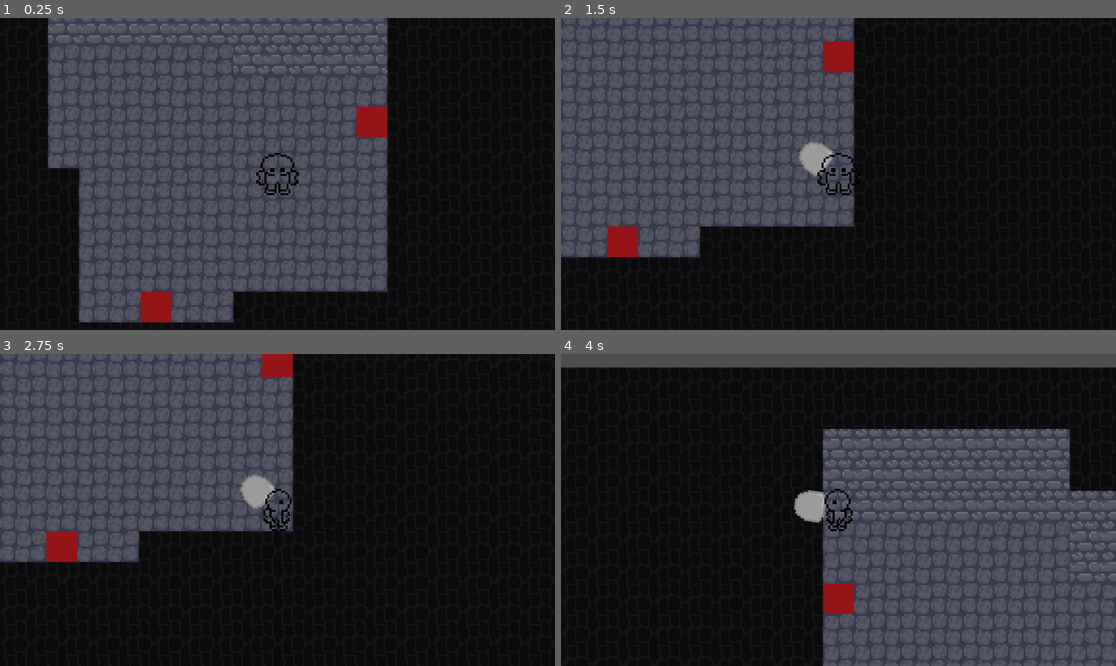
Above: before the commit, frames 1-4 (two rows, left to right).
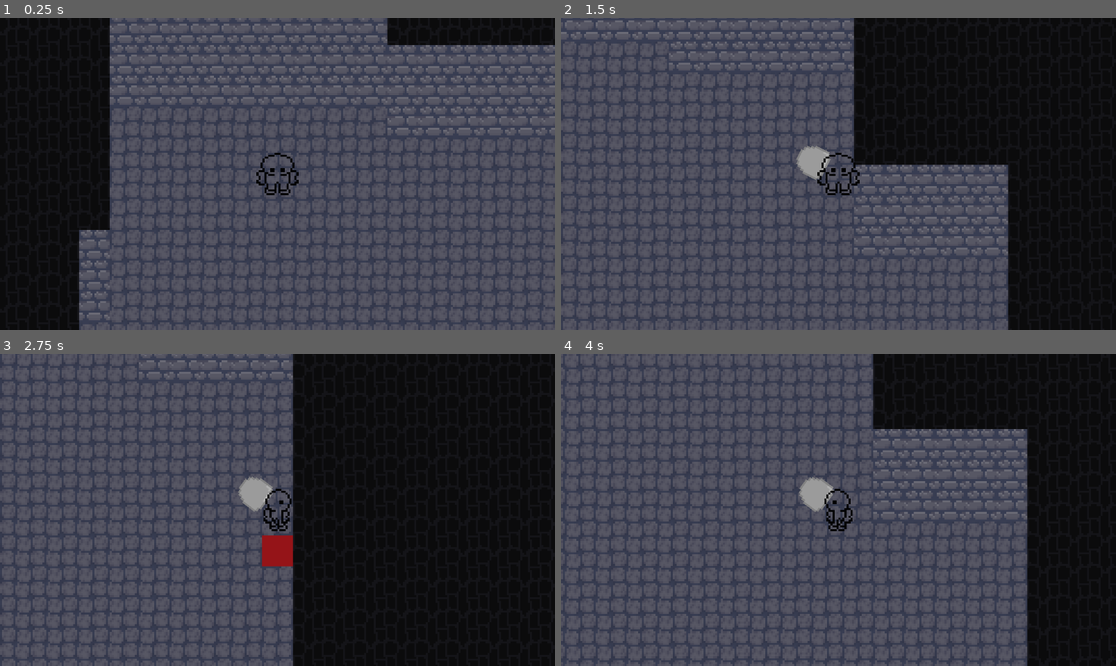
Above: after the commit, the same moments.

Repository: Egorenko/SpielOhneName
Game: Godot game, scene res://dungeon_map.tscn
Two runs of this game, one before a commit and one after it. Both use one fixed random seed, a clock stepped at 60 frames per second and the inputs below. The project has no main scene, so this scene is started directly.
Inputs (mouse positions are in pixels of both pictures, inside the frame that each line leads up to):
- Up to frame 1 (0.25 s): no input
- Up to frame 2 (1.5 s): tap Enter at 0.5 s; move the mouse to (960, 158) at 0.52 s; hold D 0.53-1.28 s; hold Ctrl 0.53-1.28 s; click (960, 158) at 0.67 s; move the mouse to (727, 189) at 1.27 s; hold S from 1.28 s (still down); tap Shift at 1.35 s
- Up to frame 3 (2.75 s): move the mouse to (333, 441) at 2.02 s; release S at 2.03 s; hold D from 2.03 s (still down); hold Ctrl from 2.03 s (still down)
- Up to frame 4 (4 s): tap Space at 2.75 s; move the mouse to (810, 572) at 2.77 s; release D at 2.78 s; release Ctrl at 2.78 s; hold W 2.78-3.53 s; tap Shift at 2.85 s; click (810, 572) at 2.92 s; move the mouse to (1005, 556) at 3.52 s; hold A from 3.53 s (still down); hold Ctrl from 3.53 s (still down)

The runs differ from the first frame. In frame 1, 42% of the frame differs, in the area x 8-100%, y 0-100%; in frame 2, 33%; in frame 3, 28%; in frame 4, 66%, in the area x 0-100%, y 0-100%.

Commit message:
prototypes of Teleport/Doors between rooms does now work

Diff:
--- a/spiel-ohne-name/dungeon_map.gd
+++ b/spiel-ohne-name/dungeon_map.gd
@@ -6,7 +6,7 @@
 var noise: FastNoiseLite;
 
 var min_room_size: Vector2i = Vector2i(3, 2);
-var grid_size: int = 10;
+var grid_size: int = 15;
 var dungeon_size: Vector2i = Vector2i(5, 5);
 var room_propability_to_be_void: float = 0.25;
 var arrayWithDoorInformation = [];
@@ -20,7 +20,10 @@
 		for j in range(0, dungeon_size.y):
 			for x in range(grid_size * 3 * i, grid_size * 3 * (i + 1)): for y in range(grid_size * 3 * j, grid_size * 3 * (j + 1)):
 				Tilemap.set_cell(0, Vector2i(x, y), 0, Vector2i(3, 0), 0);
+			var teleporters_doors: Array[Vector2i]; # saves the position of all four doors
+			teleporters_doors.resize(4);
 			if (noise.get_noise_2d(i * 100, j * 100) <= (2 * room_propability_to_be_void) - 1):
+				arrayWithDoorInformationRow.append(teleporters_doors);
 				continue;
 
 
@@ -33,8 +36,7 @@
 			if (j >= dungeon_size.y - 1): isRoomNextTo[2] = false;
 			isRoomNextTo[3] = noise.get_noise_2d((i - 1) * 100, (j - 0) * 100) > (2 * room_propability_to_be_void) - 1
 			if (i <= 0): isRoomNextTo[3] = false;
-			var teleporters_doors: Array[Vector2i]; # saves the position of all four doors
-			teleporters_doors.resize(4);
+
 
 
 			var a = noise.get_noise_3d((3 * i + 0) * 153, (3 * j + 1) * 153, 0);
@@ -117,17 +119,16 @@
 			arrayWithDoorInformationRow.append(teleporters_doors);
 		arrayWithDoorInformation.append(arrayWithDoorInformationRow);
 
-	for x in range(0, dungeon_size.x - 1):
-		for y in range(0, dungeon_size.y - 1):
+	for x in range(0, dungeon_size.x):
+		for y in range(0, dungeon_size.y):
 			if (arrayWithDoorInformation[x][y][0] != Vector2i(0, 0)):
-					teleport_tiles.append(Vector4i(arrayWithDoorInformation[x][y][0].x, arrayWithDoorInformation[x][y][0].y, arrayWithDoorInformation[x][y - 1][2].x, arrayWithDoorInformation[x][y - 1][2].y));
+				teleport_tiles.append(Vector4i(arrayWithDoorInformation[x][y][0].x, arrayWithDoorInformation[x][y][0].y, arrayWithDoorInformation[x][y - 1][2].x, arrayWithDoorInformation[x][y - 1][2].y));
 			if (arrayWithDoorInformation[x][y][1] != Vector2i(0, 0)):
-					teleport_tiles.append(Vector4i(arrayWithDoorInformation[x][y][1].x, arrayWithDoorInformation[x][y][1].y, arrayWithDoorInformation[x + 1][y][3].x, arrayWithDoorInformation[x + 1][y][3].y));
+				teleport_tiles.append(Vector4i(arrayWithDoorInformation[x][y][1].x, arrayWithDoorInformation[x][y][1].y, arrayWithDoorInformation[x + 1][y][3].x, arrayWithDoorInformation[x + 1][y][3].y));
 			if (arrayWithDoorInformation[x][y][2] != Vector2i(0, 0)):
-					teleport_tiles.append(Vector4i(arrayWithDoorInformation[x][y][2].x, arrayWithDoorInformation[x][y][2].y, arrayWithDoorInformation[x][y + 1][0].x, arrayWithDoorInformation[x][y + 1][0].y));
+				teleport_tiles.append(Vector4i(arrayWithDoorInformation[x][y][2].x, arrayWithDoorInformation[x][y][2].y, arrayWithDoorInformation[x][y + 1][0].x, arrayWithDoorInformation[x][y + 1][0].y));
 			if (arrayWithDoorInformation[x][y][3] != Vector2i(0, 0)):
-					teleport_tiles.append(Vector4i(arrayWithDoorInformation[x][y][3].x, arrayWithDoorInformation[x][y][3].y, arrayWithDoorInformation[x - 1][y][1].x, arrayWithDoorInformation[x - 1][y][1].y));
-
+				teleport_tiles.append(Vector4i(arrayWithDoorInformation[x][y][3].x, arrayWithDoorInformation[x][y][3].y, arrayWithDoorInformation[x - 1][y][1].x, arrayWithDoorInformation[x - 1][y][1].y));
 	print("W")
 
 
--- a/spiel-ohne-name/dungeon_map.tscn
+++ b/spiel-ohne-name/dungeon_map.tscn
@@ -15,6 +15,8 @@
 3:0/0/physics_layer_0/polygon_0/points = PackedVector2Array(-8, -8, -8, 8, 8, 8, 8, -8)
 4:0/0 = 0
 4:0/0/custom_data_0 = true
+5:0/0 = 0
+5:0/0/custom_data_0 = true
 
 [sub_resource type="TileSet" id="TileSet_lv76w"]
 physics_layer_0/collision_layer = 1
--- a/spiel-ohne-name/player_test.gd
+++ b/spiel-ohne-name/player_test.gd
@@ -5,7 +5,7 @@
 
 var change = true
 var can_teleport: bool = true;
-var SEED: int = 1245212312421;
+var SEED: int = 9342;
 
 var offset:float = 15.0
 var offsetV:Vector2 = Vector2(offset, 0.0)
@@ -221,7 +221,7 @@
 	var cell_data = $"../TileMap".get_cell_tile_data(0, tile_pos)
 
 	if (!can_teleport):
-		if (cell_data): return false;
+		if (cell_data.get_custom_data("teleport_tile")): return false;
 		can_teleport = true;
 		return false;
 
Binary file changed: spiel-ohne-name/assets/DungeonSpriteAtlas.png
